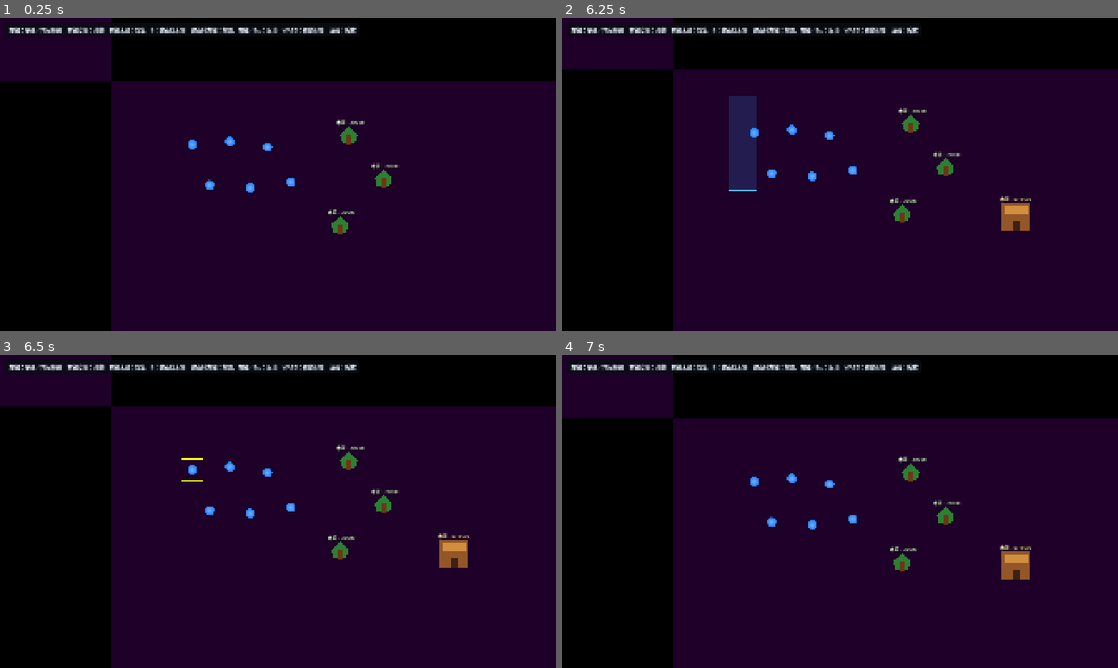
Above: before the commit, frames 1-4 (two rows, left to right).
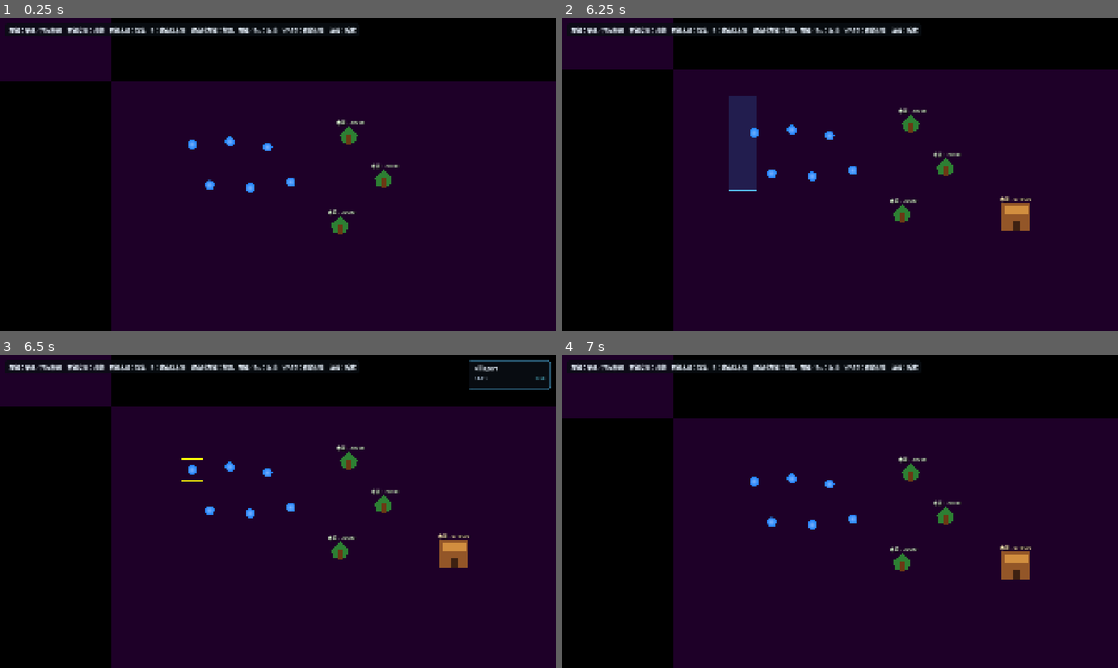
Above: after the commit, the same moments.

Repository: quittingjack/production_v3
Game: Godot game, scene res://scenes/Main.tscn
Same seed, same stepped clock (60 frames per second), same inputs: the game is played once before the commit and once after it.
Inputs (mouse positions are in pixels of both pictures, inside the frame that each line leads up to):
- Up to frame 1 (0.25 s): no input
- Up to frame 2 (6.25 s): tap Enter at 0.5, 2.75, 5.75 s; move the mouse to (962, 158) at 0.52 s; tap S (camera_down) at 0.6 s; click (962, 158) at 0.67 s; tap Space at 1.25, 4.25 s; drag from (728, 190) to (812, 237) at 1.27 s; move the mouse to (895, 105) at 2.02 s; tap D (camera_right) at 2.1 s; click (895, 105) at 2.17 s; drag from (812, 237) to (673, 127) at 2.77 s; move the mouse to (1006, 221) at 3.52 s; tap B at 3.6 s; click (1006, 221) at 3.67 s; drag from (673, 127) to (756, 96) at 4.27 s; move the mouse to (867, 174) at 5.02 s; tap A (camera_left) at 5.1 s; click (867, 174) at 5.17 s; drag from (756, 96) to (728, 190) at 5.77 s
- Up to frame 3 (6.5 s): no input
- Up to frame 4 (7 s): move the mouse to (962, 495) at 6.52 s; tap W (camera_up) at 6.6 s; click (962, 495) at 6.67 s

Frames 1-2 are identical in both runs. In frame 3, 0.3% of the frame differs, in the area x 84-100%, y 1-12%; in frame 4, nothing differs.

Commit message:
Add selected villager UI and improve villager interaction mechanics

Diff:
--- a/scenes/Main.tscn
+++ b/scenes/Main.tscn
@@ -1,10 +1,11 @@
-[gd_scene load_steps=7 format=3 uid="uid://dhr4d5i5mgvg1"]
+[gd_scene load_steps=9 format=3 uid="uid://dhr4d5i5mgvg1"]
 
 [ext_resource type="PackedScene" path="res://scenes/villager.tscn" id="1_0wfyh"]
 [ext_resource type="Script" uid="uid://cll2wyhosdgc8" path="res://scripts/selection_manager.gd" id="2_sugp2"]
 [ext_resource type="Script" uid="uid://7dauewhoqo13" path="res://scripts/camera_controller.gd" id="3_camera"]
 [ext_resource type="Script" path="res://scripts/building_manager.gd" id="4_building"]
 [ext_resource type="PackedScene" path="res://scenes/wood_resource.tscn" id="5_resource"]
+[ext_resource type="Script" path="res://scripts/selected_villager_ui.gd" id="6_villager_ui"]
 
 [sub_resource type="PlaceholderTexture2D" id="PlaceholderTexture2D_sugp2"]
 
@@ -14,6 +15,22 @@
 content_margin_right = 14.0
 content_margin_bottom = 10.0
 bg_color = Color(0.035, 0.055, 0.075, 0.82)
+corner_radius_top_left = 8
+corner_radius_top_right = 8
+corner_radius_bottom_right = 8
+corner_radius_bottom_left = 8
+
+[sub_resource type="StyleBoxFlat" id="StyleBoxFlat_villager_panel"]
+content_margin_left = 18.0
+content_margin_top = 14.0
+content_margin_right = 18.0
+content_margin_bottom = 14.0
+bg_color = Color(0.035, 0.055, 0.075, 0.9)
+border_width_left = 2
+border_width_top = 2
+border_width_right = 2
+border_width_bottom = 2
+border_color = Color(0.35, 0.78, 1, 0.75)
 corner_radius_top_left = 8
 corner_radius_top_right = 8
 corner_radius_bottom_right = 8
@@ -95,3 +112,47 @@
 theme_override_font_sizes/font_size = 18
 theme_override_styles/normal = SubResource("StyleBoxFlat_help")
 text = "左鍵：單選／拖曳框選    右鍵空地：移動    右鍵木頭：採集    B：建造伐木場    建造時左鍵：放置、右鍵／Esc：取消    WASD：移動相機    滾輪：縮放"
+
+[node name="SelectedVillagerPanel" type="PanelContainer" parent="Interface"]
+anchors_preset = 1
+anchor_left = 1.0
+anchor_right = 1.0
+offset_left = -300.0
+offset_top = 18.0
+offset_right = -18.0
+offset_bottom = 120.0
+grow_horizontal = 0
+mouse_filter = 2
+theme_override_styles/panel = SubResource("StyleBoxFlat_villager_panel")
+script = ExtResource("6_villager_ui")
+selection_manager_path = NodePath("../../SelectionManager")
+
+[node name="Content" type="VBoxContainer" parent="Interface/SelectedVillagerPanel"]
+layout_mode = 2
+theme_override_constants/separation = 8
+
+[node name="VillagerNameLabel" type="Label" parent="Interface/SelectedVillagerPanel/Content"]
+unique_name_in_owner = true
+layout_mode = 2
+theme_override_colors/font_color = Color(0.92, 0.96, 1, 1)
+theme_override_font_sizes/font_size = 20
+text = "Villager"
+
+[node name="StateRow" type="HBoxContainer" parent="Interface/SelectedVillagerPanel/Content"]
+layout_mode = 2
+theme_override_constants/separation = 10
+
+[node name="StateLabel" type="Label" parent="Interface/SelectedVillagerPanel/Content/StateRow"]
+layout_mode = 2
+theme_override_colors/font_color = Color(0.65, 0.72, 0.8, 1)
+theme_override_font_sizes/font_size = 16
+text = "STATE"
+
+[node name="StateValueLabel" type="Label" parent="Interface/SelectedVillagerPanel/Content/StateRow"]
+unique_name_in_owner = true
+layout_mode = 2
+size_flags_horizontal = 3
+theme_override_colors/font_color = Color(0.4, 0.9, 1, 1)
+theme_override_font_sizes/font_size = 16
+text = "IDLE"
+horizontal_alignment = 2
--- a/scenes/Villager.tscn
+++ b/scenes/Villager.tscn
@@ -10,6 +10,7 @@
 [node name="Villager" type="CharacterBody2D" unique_id=1939594127 groups=["villagers"]]
 collision_mask = 3
 script = ExtResource("1_script")
+avoidance_neighbor_distance = 90.0
 
 [node name="BodySprite" type="Sprite2D" parent="." unique_id=1825924388]
 texture_filter = 1
@@ -41,4 +42,5 @@
 [node name="NavigationAgent2D" type="NavigationAgent2D" parent="." unique_id=554707852]
 path_desired_distance = 8.0
 target_desired_distance = 4.0
-radius = 32.0
+avoidance_enabled = true
+radius = 16.0
--- a/scripts/resource_node.gd
+++ b/scripts/resource_node.gd
@@ -48,8 +48,11 @@
 	return get_interaction_slot_position(_get_nearest_direction(from_position))
 
 
-func get_approach_position(direction_index: int) -> Vector2:
-	return _get_direction_position(direction_index, approach_clearance)
+func get_approach_position(from_position: Vector2) -> Vector2:
+	return _get_direction_position(
+		_get_nearest_approach_direction(from_position),
+		approach_clearance
+	)
 
 
 func has_available_interaction_slot(occupant: Node = null) -> bool:
@@ -146,6 +149,21 @@
 	return nearest_direction
 
 
+func _get_nearest_approach_direction(from_position: Vector2) -> int:
+	var nearest_direction := 0
+	var nearest_distance := INF
+	for direction_index in 4:
+		var approach_position := _get_direction_position(
+			direction_index,
+			approach_clearance
+		)
+		var distance := from_position.distance_squared_to(approach_position)
+		if distance < nearest_distance:
+			nearest_direction = direction_index
+			nearest_distance = distance
+	return nearest_direction
+
+
 func get_navigation_obstacle_size() -> Vector2:
 	return obstacle_size
 
--- /dev/null
+++ b/scripts/selected_villager_ui.gd
@@ -0,0 +1,26 @@
+extends PanelContainer
+
+@export var selection_manager_path: NodePath
+
+@onready var villager_name_label: Label = %VillagerNameLabel
+@onready var state_value_label: Label = %StateValueLabel
+
+var _selection_manager: Node
+
+
+func _ready() -> void:
+	_selection_manager = get_node(selection_manager_path)
+	visible = false
+
+
+func _process(_delta: float) -> void:
+	var villager := (
+		_selection_manager.get_single_selected_villager() as Villager
+	)
+	if not villager:
+		visible = false
+		return
+
+	visible = true
+	villager_name_label.text = villager.name
+	state_value_label.text = villager.get_state_name()
--- a/scripts/selection_manager.gd
+++ b/scripts/selection_manager.gd
@@ -114,6 +114,16 @@
 	_selected_villagers.clear()
 
 
+func get_single_selected_villager() -> Villager:
+	if _selected_villagers.size() != 1:
+		return null
+
+	var villager := _selected_villagers[0]
+	if not is_instance_valid(villager):
+		return null
+	return villager
+
+
 func _move_selection_to(world_position: Vector2) -> void:
 	for villager in _selected_villagers:
 		if is_instance_valid(villager):
--- a/scripts/villager.gd
+++ b/scripts/villager.gd
@@ -101,6 +101,10 @@
 
 func is_selected() -> bool:
 	return _is_selected
+
+
+func get_state_name() -> String:
+	return WorkState.keys()[_state]
 
 
 func move_to(world_position: Vector2) -> void:
@@ -226,9 +230,7 @@
 
 	_release_resource_slot()
 	_state = WorkState.MOVING_TO_RESOURCE_APPROACH
-	_set_movement_target(
-		_resource_target.get_approach_position(_approach_direction)
-	)
+	_set_movement_target(_resource_target.get_approach_position(global_position))
 
 
 func _try_reserve_resource_slot() -> void:
Not shown, added: scripts/selected_villager_ui.gd.uid
